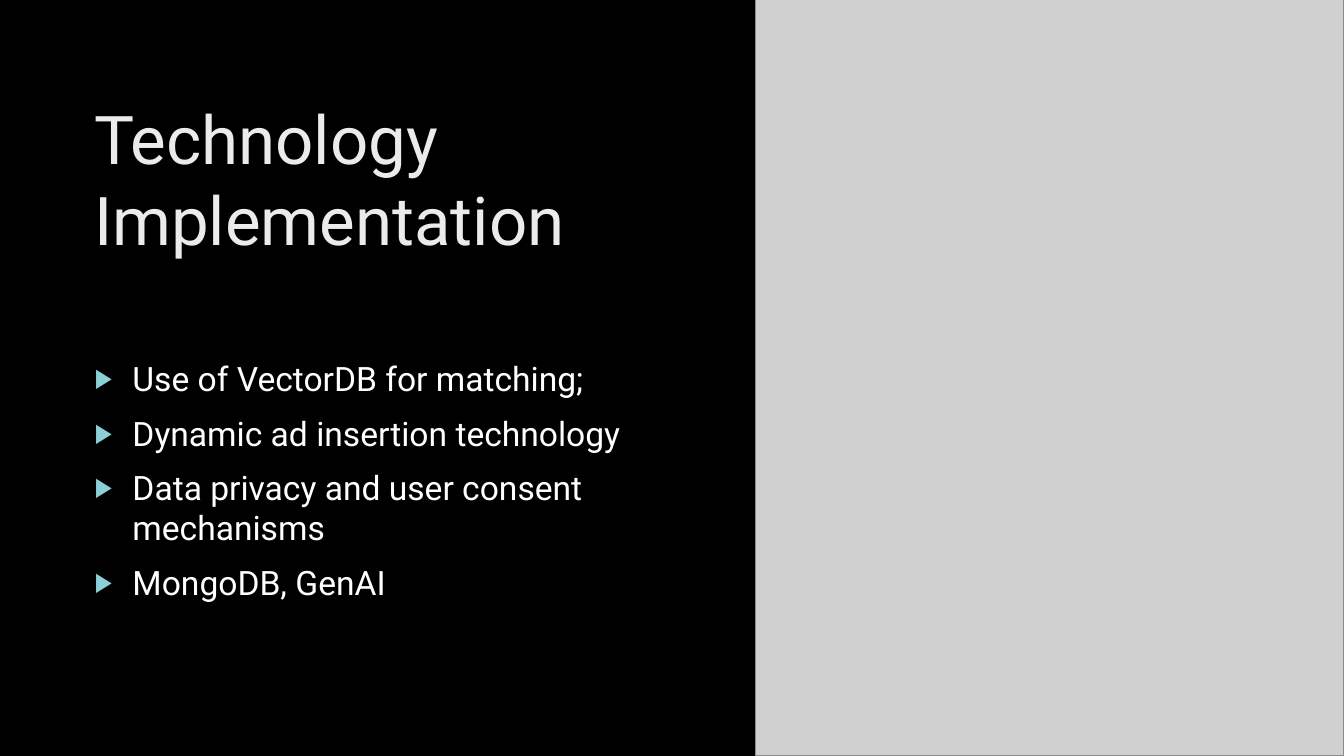
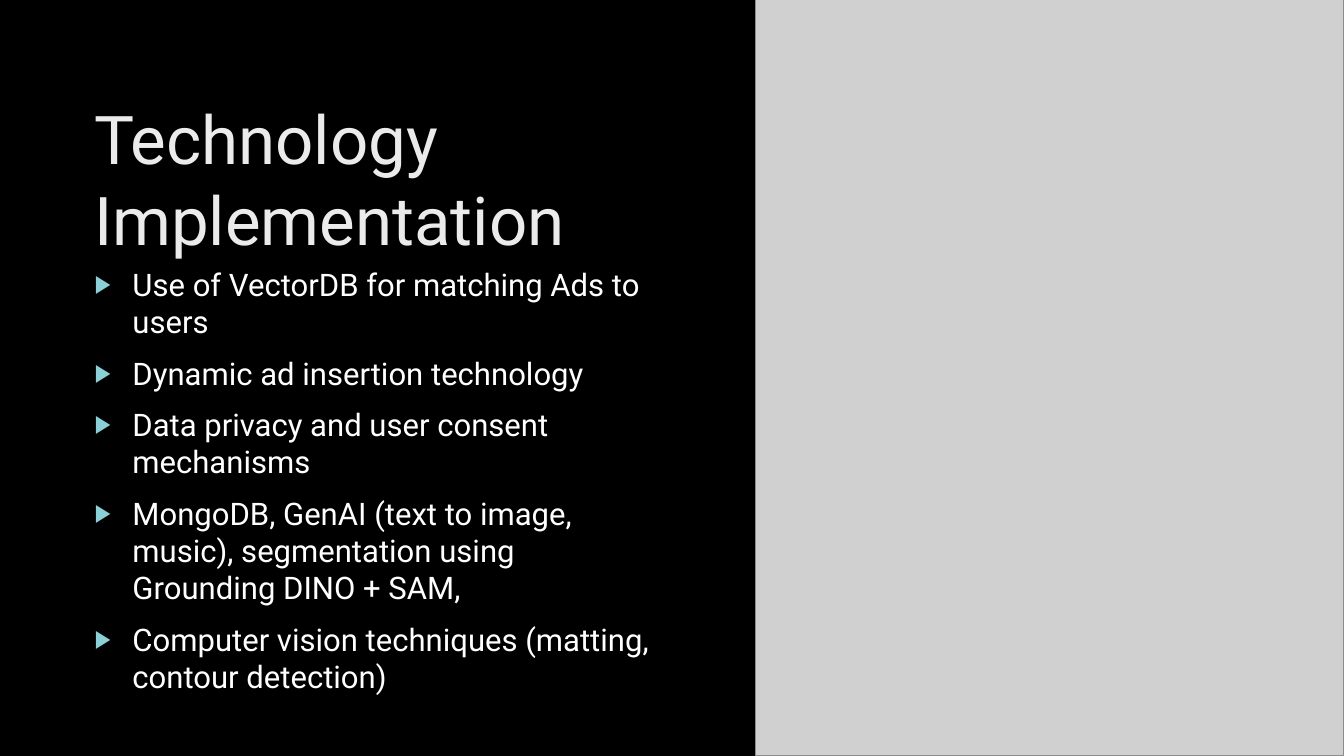
Before and after one commit to bibasrairockz/Hyper-Personalized-In-Game-Advertising, a slide deck: slide 5 of Hyper-Personalized_In-Game_Advertising .pptx. Drawn at 1344x756 pixels with LibreOffice and Linux fonts; fonts in the diff are those of the drawing; grey boxes stand for pictures; background and template pictures are left out. Boxes give left, top, right and bottom in pixels: in the first picture for what was removed or moved away, otherwise in the second. Text is boxed around its words. In the diff, an @@ line names an element or a change of style, - is before the commit and + after.

```diff
--- a/Hyper-Personalized_In-Game_Advertising .pptx
+++ b/Hyper-Personalized_In-Game_Advertising .pptx
@@ text at (132, 272, 640, 334): text changed; size 24 to 22.2 pt @@
-▶ Use of VectorDB for matching;
+▶ Use of VectorDB for matching Ads to users
@@ text at (132, 361, 583, 474): size 24 to 22.2 pt in "Dynamic ad insertion technology", "Data privacy and user consent mechanisms" @@
@@ text at (132, 500, 648, 695): text changed; size 24 to 22.2 pt @@
-▶ MongoDB, GenAI
+▶ MongoDB, GenAI (text to image, music), segmentation using Grounding DINO + SAM,
+▶ Computer vision techniques (matting, contour detection)
```
Also in this commit, not shown: 5 other slides changed.
